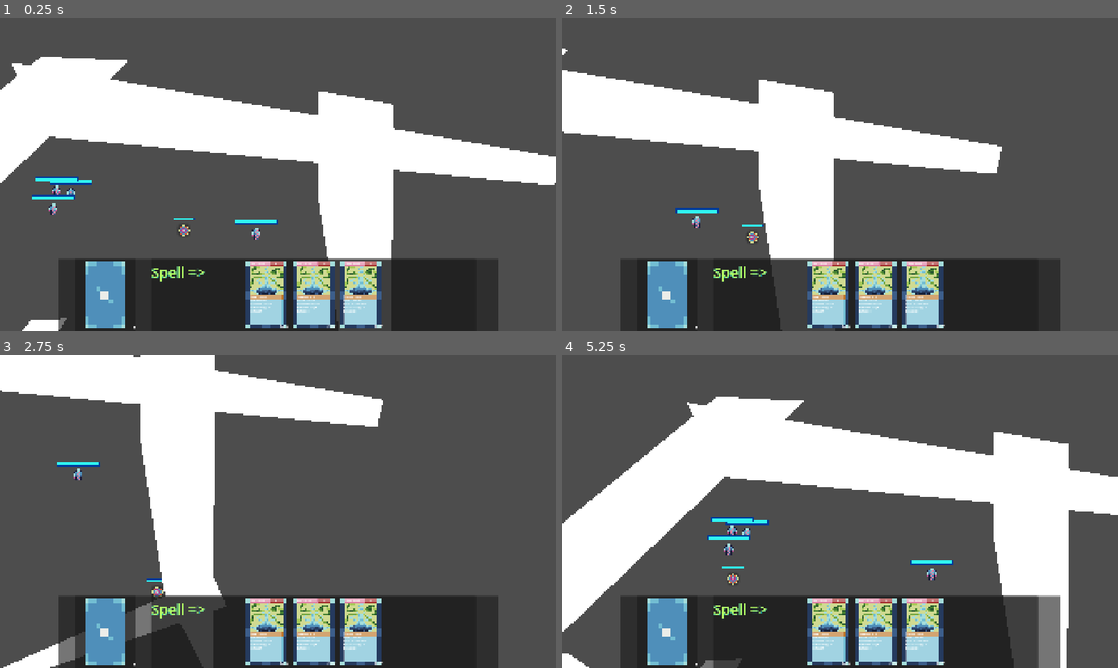
Above: before the commit, frames 1-4 (two rows, left to right).
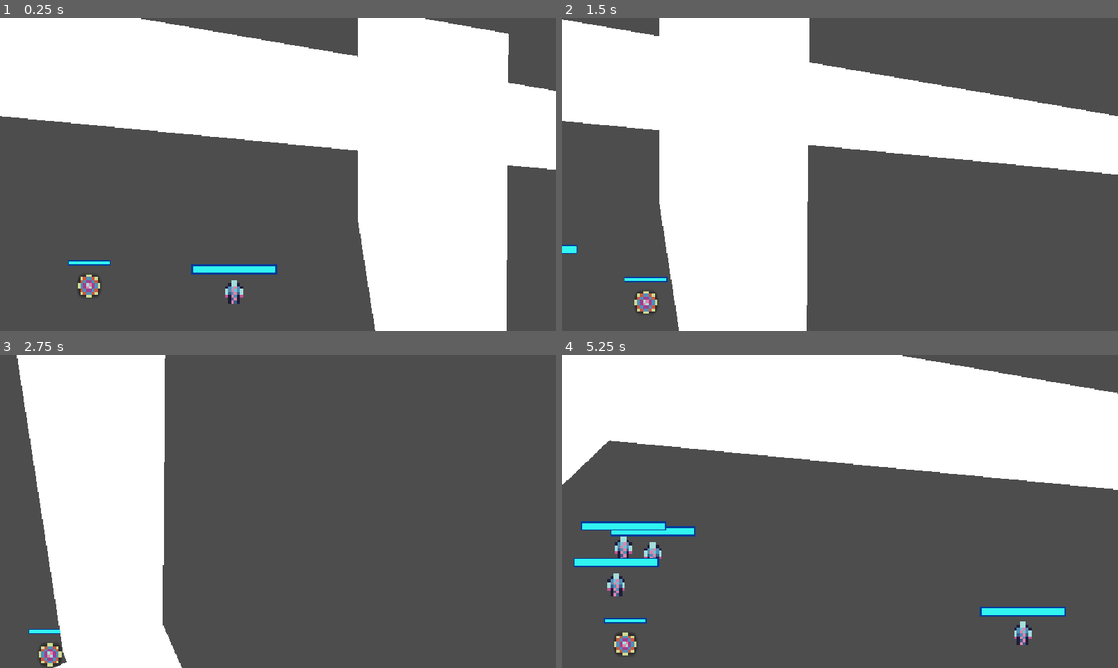
Above: after the commit, the same moments.

Repository: JomardArnaud/ProtoCardAOI
Game: Godot game, scene res://MainScene.tscn
Two runs of this game, one before a commit and one after it. Both use one fixed random seed, a clock stepped at 60 frames per second and the inputs below.
Inputs (mouse positions are in pixels of both pictures, inside the frame that each line leads up to):
- Up to frame 1 (0.25 s): no input
- Up to frame 2 (1.5 s): move the mouse to (962, 158) at 0.52 s; hold D (moveRight) 0.53-1.28 s; move the mouse to (728, 190) at 1.27 s; hold S (moveDown) from 1.28 s (still down)
- Up to frame 3 (2.75 s): move the mouse to (333, 442) at 2.02 s; release S (moveDown) at 2.03 s; hold D (moveRight) from 2.03 s (still down)
- Up to frame 4 (5.25 s): move the mouse to (812, 574) at 2.77 s; release D (moveRight) at 2.78 s; hold W (moveUp) 2.78-3.53 s; move the mouse to (1006, 558) at 3.52 s; hold A (moveLeft) 3.53-5.03 s; move the mouse to (673, 464) at 4.27 s; move the mouse to (867, 511) at 5.02 s; hold S (moveDown) from 5.03 s (still down)

The runs differ from the first frame. In frame 1, 54% of the frame differs, in the area x 0-100%, y 0-100%; in frame 2, 47%; in frame 3, 41%; in frame 4, 60%.

Commit message:
Hitbox2D v1 done and advencement on Mouse/target

Diff:
--- a/Cards/Card.gd
+++ b/Cards/Card.gd
@@ -38,7 +38,6 @@
 		costCardLabel.text =  "[center]%s[center]"% cardInfo.cost
 	if bufferCardInfo.type != cardInfo.type:
 		typeCardLabel.text = ClassCardInfo.CardType.keys()[cardInfo.type]
-	var test = cardInfo.description
 	if bufferCardInfo.description != cardInfo.description:
 		descriptionCardLabel.text = cardInfo.description.replace(" | ", "\n")
 
--- /dev/null
+++ b/MouseManagement.gd
@@ -0,0 +1,4 @@
+extends Node
+
+@export var tBase : Texture2D
+@export var tOnTarget : Texture2D
--- a/Scarecrow.gd
+++ b/Scarecrow.gd
@@ -1 +1,4 @@
 extends Node2D
+
+func _on_hitbox_shape_mouse_entered():
+	pass # Replace with function body.
--- a/Scarecrow.tscn
+++ b/Scarecrow.tscn
@@ -1,16 +1,20 @@
-[gd_scene load_steps=7 format=3 uid="uid://vbwrldk3i16e"]
+[gd_scene load_steps=9 format=3 uid="uid://vbwrldk3i16e"]
 
 [ext_resource type="Script" path="res://Scarecrow.gd" id="1_tl5ag"]
 [ext_resource type="Texture2D" uid="uid://d0ovc83hmo14j" path="res://ArtCard/Scarecrow.png" id="2_ydfl1"]
 [ext_resource type="Script" path="res://Utility/CustomType/CPolygon2D.gd" id="3_v4ya1"]
 [ext_resource type="PackedScene" uid="uid://ca0b1qo2v7edf" path="res://Utility/CustomNode/Health.tscn" id="5_cpyhq"]
 [ext_resource type="Script" path="res://Fonts/HealthInfo.gd" id="6_tsdmv"]
+[ext_resource type="PackedScene" uid="uid://k30w5iegwy5c" path="res://Utility/CustomNode/Hitbox2D.tscn" id="6_yqxp7"]
 
 [sub_resource type="Resource" id="Resource_fhnl1"]
 script = ExtResource("6_tsdmv")
 visibleHpBar = true
 health = 100.0
 maxHealth = 100.0
+
+[sub_resource type="CircleShape2D" id="CircleShape2D_7l8ss"]
+radius = 52.0096
 
 [node name="Scarecrow" type="Node2D"]
 script = ExtResource("1_tl5ag")
@@ -20,8 +24,10 @@
 texture = ExtResource("2_ydfl1")
 
 [node name="MovementBox" type="Polygon2D" parent="."]
+position = Vector2(-1.52542, 0)
+scale = Vector2(1.05085, 1)
 color = Color(1, 1, 1, 0)
-polygon = PackedVector2Array(-20, -20, -20, 20, 20, 20, 20, -20, -20, -20)
+polygon = PackedVector2Array(-14, -40, 13, -41, 30, -21, 21, 42, 20, -20, -29, -20)
 script = ExtResource("3_v4ya1")
 
 [node name="Timer" type="Timer" parent="."]
@@ -34,3 +40,12 @@
 offset_right = 1.0
 offset_bottom = -76.0
 info = SubResource("Resource_fhnl1")
+
+[node name="HitboxShape" parent="." instance=ExtResource("6_yqxp7")]
+
+[node name="CollisionShape2D" parent="HitboxShape" index="0"]
+shape = SubResource("CircleShape2D_7l8ss")
+
+[connection signal="mouse_entered" from="HitboxShape" to="." method="_on_hitbox_shape_mouse_entered"]
+
+[editable path="HitboxShape"]
--- /dev/null
+++ b/Utility/CustomNode/Hitbox2D.tscn
@@ -0,0 +1,18 @@
+[gd_scene load_steps=2 format=3 uid="uid://k30w5iegwy5c"]
+
+[sub_resource type="GDScript" id="GDScript_i3fh6"]
+script/source = "class_name HitboxShape2D
+extends Area2D
+
+@onready var collisionShape := %CollisionShape2D
+
+func _ready() -> void:
+	if collisionShape == null:
+		push_error(\"This hitbox doesn't have a CollisionShape2D\")
+"
+
+[node name="HitboxShape" type="Area2D"]
+script = SubResource("GDScript_i3fh6")
+
+[node name="CollisionShape2D" type="CollisionShape2D" parent="."]
+unique_name_in_owner = true
--- a/Utility/CustomType/APolygon.gd
+++ b/Utility/CustomType/APolygon2D.gd
@@ -1,10 +1,10 @@
-# Custom class to build a Area2d from a Polygon2D and attach it a signal's function
+# Custom class to build a Area2d from a Polygon2D
 class_name APolygon2D
 extends Polygon2D
 
-@onready var hitbox : Area2D
+@onready var targetArea : Area2D
 
-func setAreaFromPolygon(poly: PackedVector2Array = []) -> void:
+func setArea(poly: PackedVector2Array = []) -> void:
 	var area = Area2D.new()
 	var collision_shape = CollisionPolygon2D.new()
 	if poly.size() != 0:
@@ -13,4 +13,4 @@
 		collision_shape.polygon = polygon
 	area.add_child(collision_shape)
 	add_child(area)
-	hitbox = area
+	targetArea = area
--- a/project.godot
+++ b/project.godot
@@ -15,11 +15,16 @@
 config/features=PackedStringArray("4.4", "GL Compatibility")
 config/icon="res://icon.svg"
 
+[autoload]
+
+MouseManagement="*res://MouseManagement.gd"
+
 [display]
 
-window/size/viewport_width=1920
-window/size/viewport_height=1080
+window/size/viewport_width=960
+window/size/viewport_height=540
 window/size/borderless=true
+window/size/always_on_top=true
 window/stretch/mode="canvas_items"
 window/stretch/aspect="expand"
 
Not shown: 1 places in Utility/CustomNode/HeartBox.tscn that only renumber resources
Binary file added: mouseTargetHowerCursor.aseprite
Binary file added: mouseTargetHowerCursor.png
Not shown, added: mouseTargetHowerCursor.png.import
Not shown, added: ParperBoardIdea.excalidraw
